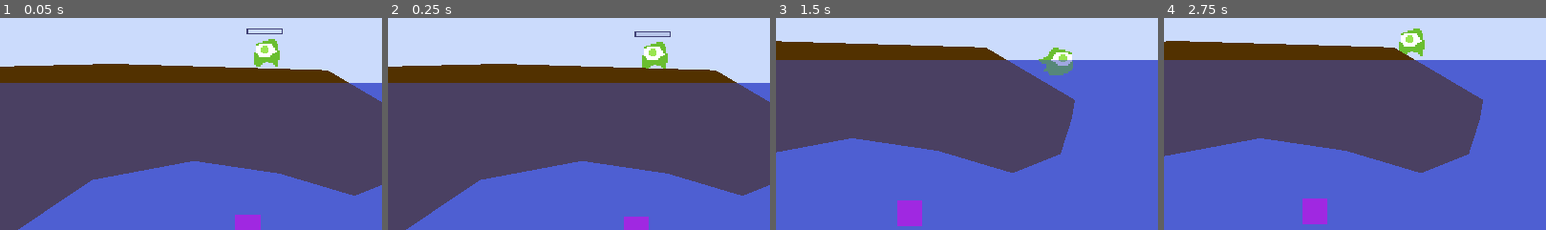
Above: before the commit, frames 1-4 (left to right).
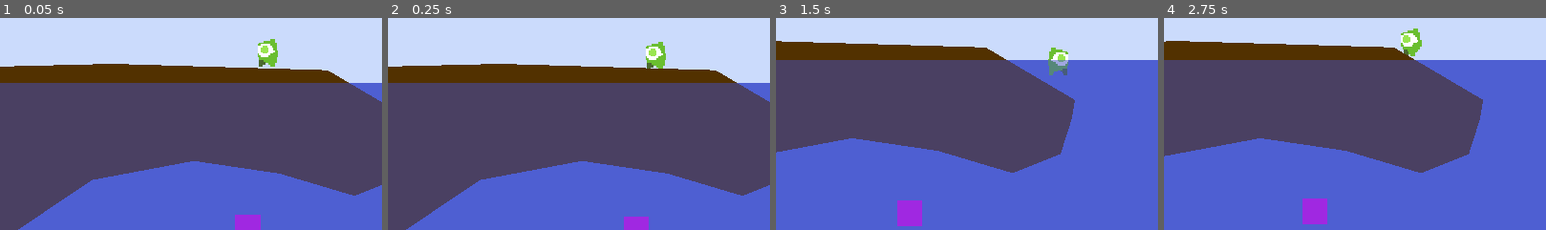
Above: after the commit, the same moments.

Repository: maggardJosh/ld55
Game: Godot game, scene res://main.tscn
Two runs of this game, one before a commit and one after it. Both use one fixed random seed, a clock stepped at 60 frames per second and the inputs below.
Inputs (mouse positions are % of the whole screen's width and height, from its top left):
- Up to frame 1 (0.05 s): no input
- Up to frame 2 (0.25 s): no input
- Up to frame 3 (1.5 s): tap Enter at 0.5 s; move the mouse to (72, 44) at 0.52 s; hold D (move_right) 0.53-1.25 s; tap R (Record) at 0.6 s; click (72, 44) at 0.67 s; tap Space (jump) at 0.77 s; drag from (30, 54) to (65, 56) at 1.27 s
- Up to frame 4 (2.75 s): move the mouse to (60, 27) at 2.02 s; hold A (move_left) from 2.03 s (still down); tap R (Record) at 2.1 s
The pictures show only the part of the screen within x 15-65%, y 42-92%; the shares and areas given below are measured in that part.

The runs differ from the first frame. In frame 1, 0.4% of the frame differs, in the area x 64-74%, y 4-23%; in frame 2, 0.3%; in frame 3, 0.4%; in frame 4, 0.3%.

Commit message:
anims

Diff:
--- a/DebugMessageContainer.gd
+++ b/DebugMessageContainer.gd
@@ -6,6 +6,7 @@
 	GameEvents.add_message.connect(add_message)
 
 func add_message(message):
+	print(message)
 	var new_label: Label = label_scene.instantiate()
 	new_label.text = message
 	add_child(new_label)
--- a/OxygenComponent.gd
+++ b/OxygenComponent.gd
@@ -26,5 +26,5 @@
 	else:
 		if count >= 0:
 			count = clamp(count - replenish_rate * delta, 0, max_oxygen_seconds)
+	oxygen_bar.max_value = max_oxygen_seconds
 	oxygen_bar.value = max_oxygen_seconds - count
-	oxygen_bar.max_value = max_oxygen_seconds
--- a/main.tscn
+++ b/main.tscn
@@ -86,6 +86,7 @@
 debug_color = Color(0.666667, 0.933333, 1, 0.419608)
 
 [node name="UI" parent="." instance=ExtResource("3_0cdyn")]
+visible = false
 
 [node name="Water" type="Polygon2D" parent="." node_paths=PackedStringArray("default_biome")]
 z_index = 1
--- a/player.gd
+++ b/player.gd
@@ -38,7 +38,6 @@
 	else:
 		swim_target_angle = 0
 		swim_angle = 0
-	animation_player.play("swim")
 	float_component.set_in_water(true)
 	motion_mode = CharacterBody2D.MOTION_MODE_FLOATING
 	floor_constant_speed = false
@@ -89,7 +88,10 @@
 			if velocity.y > max_fall_speed:
 				velocity.y = max_fall_speed
 		else:
-			animation_player.play("idle")
+			if direction_input:
+				animation_player.play("walk")
+			else:
+				animation_player.play("idle")
 
 		if Input.is_action_just_pressed("jump") and is_on_floor():
 			velocity.y = jump_vel
@@ -129,7 +131,9 @@
 			velocity.y = move_toward(velocity.y, 0, water_friction_speed * delta)
 		if direction_input:
 			swim_target_angle = direction_input.angle()
-		swim_angle = rotate_toward(swim_angle, swim_target_angle, swim_rotation_speed * delta)
+		else:
+			swim_target_angle =  0 if sprite.scale.x == -1 else PI
+		swim_angle = lerp_angle(swim_angle, swim_target_angle, .1)
 		GameEvents.add_debug_obj.emit("swim_angle", swim_angle)
 		var currently_flipped = sprite.scale.x == -1
 		var dot_value = Vector2.RIGHT.dot(Vector2.from_angle(swim_angle))
@@ -137,6 +141,10 @@
 		GameEvents.add_debug_obj.emit("is_flipped", is_flipped)
 		sprite.rotation = swim_angle if is_flipped else swim_angle + PI
 		sprite.scale.x = -1 if is_flipped else 1
+		if direction_input:
+			animation_player.play("swim")
+		else:
+			animation_player.play("swim_idle")
 
 
 
--- a/player.json
+++ b/player.json
@@ -1,19 +1,107 @@
 { "frames": {
    "player 0.aseprite": {
-    "frame": { "x": 30, "y": 2, "w": 20, "h": 21 },
+    "frame": { "x": 41, "y": 46, "w": 17, "h": 21 },
     "rotated": false,
     "trimmed": true,
-    "spriteSourceSize": { "x": 9, "y": 8, "w": 16, "h": 17 },
+    "spriteSourceSize": { "x": 11, "y": 8, "w": 13, "h": 17 },
     "sourceSize": { "w": 32, "h": 32 },
     "duration": 100
    },
    "player 1.aseprite": {
-    "frame": { "x": 2, "y": 2, "w": 26, "h": 21 },
+    "frame": { "x": 77, "y": 2, "w": 17, "h": 22 },
     "rotated": false,
     "trimmed": true,
-    "spriteSourceSize": { "x": 8, "y": 8, "w": 22, "h": 17 },
+    "spriteSourceSize": { "x": 10, "y": 8, "w": 13, "h": 18 },
     "sourceSize": { "w": 32, "h": 32 },
-    "duration": 100
+    "duration": 200
+   },
+   "player 2.aseprite": {
+    "frame": { "x": 21, "y": 64, "w": 17, "h": 20 },
+    "rotated": false,
+    "trimmed": true,
+    "spriteSourceSize": { "x": 10, "y": 9, "w": 13, "h": 16 },
+    "sourceSize": { "w": 32, "h": 32 },
+    "duration": 200
+   },
+   "player 3.aseprite": {
+    "frame": { "x": 50, "y": 22, "w": 17, "h": 22 },
+    "rotated": false,
+    "trimmed": true,
+    "spriteSourceSize": { "x": 10, "y": 8, "w": 13, "h": 18 },
+    "sourceSize": { "w": 32, "h": 32 },
+    "duration": 200
+   },
+   "player 4.aseprite": {
+    "frame": { "x": 21, "y": 42, "w": 18, "h": 20 },
+    "rotated": false,
+    "trimmed": true,
+    "spriteSourceSize": { "x": 10, "y": 9, "w": 14, "h": 16 },
+    "sourceSize": { "w": 32, "h": 32 },
+    "duration": 200
+   },
+   "player 5.aseprite": {
+    "frame": { "x": 2, "y": 47, "w": 17, "h": 21 },
+    "rotated": false,
+    "trimmed": true,
+    "spriteSourceSize": { "x": 11, "y": 8, "w": 13, "h": 17 },
+    "sourceSize": { "w": 32, "h": 32 },
+    "duration": 400
+   },
+   "player 6.aseprite": {
+    "frame": { "x": 2, "y": 23, "w": 17, "h": 22 },
+    "rotated": false,
+    "trimmed": true,
+    "spriteSourceSize": { "x": 11, "y": 9, "w": 13, "h": 18 },
+    "sourceSize": { "w": 32, "h": 32 },
+    "duration": 200
+   },
+   "player 7.aseprite": {
+    "frame": { "x": 60, "y": 50, "w": 17, "h": 21 },
+    "rotated": false,
+    "trimmed": true,
+    "spriteSourceSize": { "x": 11, "y": 8, "w": 13, "h": 17 },
+    "sourceSize": { "w": 32, "h": 32 },
+    "duration": 400
+   },
+   "player 8.aseprite": {
+    "frame": { "x": 69, "y": 26, "w": 17, "h": 22 },
+    "rotated": false,
+    "trimmed": true,
+    "spriteSourceSize": { "x": 11, "y": 9, "w": 13, "h": 18 },
+    "sourceSize": { "w": 32, "h": 32 },
+    "duration": 200
+   },
+   "player 9.aseprite": {
+    "frame": { "x": 26, "y": 22, "w": 22, "h": 18 },
+    "rotated": false,
+    "trimmed": true,
+    "spriteSourceSize": { "x": 9, "y": 8, "w": 18, "h": 14 },
+    "sourceSize": { "w": 32, "h": 32 },
+    "duration": 250
+   },
+   "player 10.aseprite": {
+    "frame": { "x": 26, "y": 2, "w": 23, "h": 18 },
+    "rotated": false,
+    "trimmed": true,
+    "spriteSourceSize": { "x": 9, "y": 9, "w": 19, "h": 14 },
+    "sourceSize": { "w": 32, "h": 32 },
+    "duration": 200
+   },
+   "player 11.aseprite": {
+    "frame": { "x": 2, "y": 2, "w": 22, "h": 19 },
+    "rotated": false,
+    "trimmed": true,
+    "spriteSourceSize": { "x": 9, "y": 8, "w": 18, "h": 15 },
+    "sourceSize": { "w": 32, "h": 32 },
+    "duration": 250
+   },
+   "player 12.aseprite": {
+    "frame": { "x": 51, "y": 2, "w": 23, "h": 18 },
+    "rotated": false,
+    "trimmed": true,
+    "spriteSourceSize": { "x": 9, "y": 9, "w": 19, "h": 14 },
+    "sourceSize": { "w": 32, "h": 32 },
+    "duration": 200
    }
  },
  "meta": {
@@ -21,11 +109,13 @@
   "version": "1.3.6-x64",
   "image": "player.png",
   "format": "RGBA8888",
-  "size": { "w": 52, "h": 25 },
+  "size": { "w": 96, "h": 86 },
   "scale": "1",
   "frameTags": [
    { "name": "idle", "from": 0, "to": 0, "direction": "forward", "color": "#000000ff" },
-   { "name": "swim", "from": 1, "to": 1, "direction": "forward", "color": "#000000ff" }
+   { "name": "walk", "from": 1, "to": 4, "direction": "forward", "color": "#000000ff" },
+   { "name": "swim_idle", "from": 5, "to": 8, "direction": "forward", "color": "#000000ff" },
+   { "name": "swim", "from": 9, "to": 12, "direction": "forward", "color": "#000000ff" }
   ],
   "layers": [
    { "name": "Layer 1", "opacity": 255, "blendMode": "normal" }
--- a/player.tscn
+++ b/player.tscn
@@ -29,7 +29,7 @@
 "times": PackedFloat32Array(0),
 "transitions": PackedFloat32Array(1),
 "update": 0,
-"values": [Rect2(30, 2, 20, 21)]
+"values": [Rect2(41, 46, 17, 21)]
 }
 tracks/1/type = "value"
 tracks/1/imported = false
@@ -41,40 +41,97 @@
 "times": PackedFloat32Array(0),
 "transitions": PackedFloat32Array(1),
 "update": 0,
-"values": [Vector2(1, 0.5)]
+"values": [Vector2(1.5, 0.5)]
 }
 
 [sub_resource type="Animation" id="Animation_vou52"]
-length = 0.1
-tracks/0/type = "value"
-tracks/0/imported = false
-tracks/0/enabled = true
-tracks/0/path = NodePath("Sprite:region_rect")
-tracks/0/interp = 0
-tracks/0/loop_wrap = true
-tracks/0/keys = {
-"times": PackedFloat32Array(0),
-"transitions": PackedFloat32Array(1),
-"update": 0,
-"values": [Rect2(2, 2, 26, 21)]
-}
-tracks/1/type = "value"
-tracks/1/imported = false
-tracks/1/enabled = true
-tracks/1/path = NodePath("Sprite:offset")
-tracks/1/interp = 0
-tracks/1/loop_wrap = true
-tracks/1/keys = {
-"times": PackedFloat32Array(0),
-"transitions": PackedFloat32Array(1),
-"update": 0,
-"values": [Vector2(3, 0.5)]
+length = 0.9
+tracks/0/type = "value"
+tracks/0/imported = false
+tracks/0/enabled = true
+tracks/0/path = NodePath("Sprite:region_rect")
+tracks/0/interp = 0
+tracks/0/loop_wrap = true
+tracks/0/keys = {
+"times": PackedFloat32Array(0, 0.25, 0.45, 0.7),
+"transitions": PackedFloat32Array(1, 1, 1, 1),
+"update": 0,
+"values": [Rect2(26, 22, 22, 18), Rect2(26, 2, 23, 18), Rect2(2, 2, 22, 19), Rect2(51, 2, 23, 18)]
+}
+tracks/1/type = "value"
+tracks/1/imported = false
+tracks/1/enabled = true
+tracks/1/path = NodePath("Sprite:offset")
+tracks/1/interp = 0
+tracks/1/loop_wrap = true
+tracks/1/keys = {
+"times": PackedFloat32Array(0, 0.25, 0.45, 0.7),
+"transitions": PackedFloat32Array(1, 1, 1, 1),
+"update": 0,
+"values": [Vector2(2, -1), Vector2(2.5, 0), Vector2(2, -0.5), Vector2(2.5, 0)]
+}
+
+[sub_resource type="Animation" id="Animation_dnhxd"]
+length = 0.8
+loop_mode = 1
+tracks/0/type = "value"
+tracks/0/imported = false
+tracks/0/enabled = true
+tracks/0/path = NodePath("Sprite:region_rect")
+tracks/0/interp = 0
+tracks/0/loop_wrap = true
+tracks/0/keys = {
+"times": PackedFloat32Array(0, 0.2, 0.4, 0.6),
+"transitions": PackedFloat32Array(1, 1, 1, 1),
+"update": 0,
+"values": [Rect2(77, 2, 17, 22), Rect2(21, 64, 17, 20), Rect2(50, 22, 17, 22), Rect2(21, 42, 18, 20)]
+}
+tracks/1/type = "value"
+tracks/1/imported = false
+tracks/1/enabled = true
+tracks/1/path = NodePath("Sprite:offset")
+tracks/1/interp = 0
+tracks/1/loop_wrap = true
+tracks/1/keys = {
+"times": PackedFloat32Array(0, 0.2, 0.4, 0.6),
+"transitions": PackedFloat32Array(1, 1, 1, 1),
+"update": 0,
+"values": [Vector2(0.5, 1), Vector2(0.5, 1), Vector2(0.5, 1), Vector2(1, 1)]
+}
+
+[sub_resource type="Animation" id="Animation_krkgp"]
+length = 1.2
+tracks/0/type = "value"
+tracks/0/imported = false
+tracks/0/enabled = true
+tracks/0/path = NodePath("Sprite:region_rect")
+tracks/0/interp = 0
+tracks/0/loop_wrap = true
+tracks/0/keys = {
+"times": PackedFloat32Array(0, 0.4, 0.6, 1),
+"transitions": PackedFloat32Array(1, 1, 1, 1),
+"update": 0,
+"values": [Rect2(2, 47, 17, 21), Rect2(2, 23, 17, 22), Rect2(60, 50, 17, 21), Rect2(69, 26, 17, 22)]
+}
+tracks/1/type = "value"
+tracks/1/imported = false
+tracks/1/enabled = true
+tracks/1/path = NodePath("Sprite:offset")
+tracks/1/interp = 0
+tracks/1/loop_wrap = true
+tracks/1/keys = {
+"times": PackedFloat32Array(0, 0.4, 0.6, 1),
+"transitions": PackedFloat32Array(1, 1, 1, 1),
+"update": 0,
+"values": [Vector2(1.5, 0.5), Vector2(1.5, 2), Vector2(1.5, 0.5), Vector2(1.5, 2)]
 }
 
 [sub_resource type="AnimationLibrary" id="AnimationLibrary_781fc"]
 _data = {
 "idle": SubResource("Animation_woum7"),
-"swim": SubResource("Animation_vou52")
+"swim": SubResource("Animation_vou52"),
+"swim_idle": SubResource("Animation_krkgp"),
+"walk": SubResource("Animation_dnhxd")
 }
 
 [node name="Player" type="CharacterBody2D"]
@@ -144,3 +201,4 @@
 libraries = {
 "": SubResource("AnimationLibrary_781fc")
 }
+autoplay = "idle"
--- /dev/null
+++ b/ui.gd
@@ -0,0 +1,4 @@
+extends CanvasLayer
+
+func _ready():
+	visible = true
--- a/ui.tscn
+++ b/ui.tscn
@@ -1,7 +1,8 @@
-[gd_scene load_steps=7 format=3 uid="uid://cjiok5o0qam3w"]
+[gd_scene load_steps=8 format=3 uid="uid://cjiok5o0qam3w"]
 
 [ext_resource type="Script" path="res://DeathRect.gd" id="1_e1oy5"]
 [ext_resource type="Script" path="res://DebugLabel.gd" id="1_f57q1"]
+[ext_resource type="Script" path="res://ui.gd" id="1_xy1r8"]
 [ext_resource type="Script" path="res://DebugMessageContainer.gd" id="2_n2sie"]
 [ext_resource type="PackedScene" uid="uid://b5jq1hyurpv6l" path="res://debug_messages.tscn" id="3_o0xii"]
 [ext_resource type="Script" path="res://VersionLabel.gd" id="4_5o7bk"]
@@ -11,6 +12,8 @@
 point_count = 2
 
 [node name="UI" type="CanvasLayer"]
+visible = false
+script = ExtResource("1_xy1r8")
 
 [node name="DeathRect" type="ColorRect" parent="."]
 anchors_preset = 15
Binary file changed: player.aseprite
Binary file changed: player.png
Not shown: 1 places in player.tscn that only renumber resources
